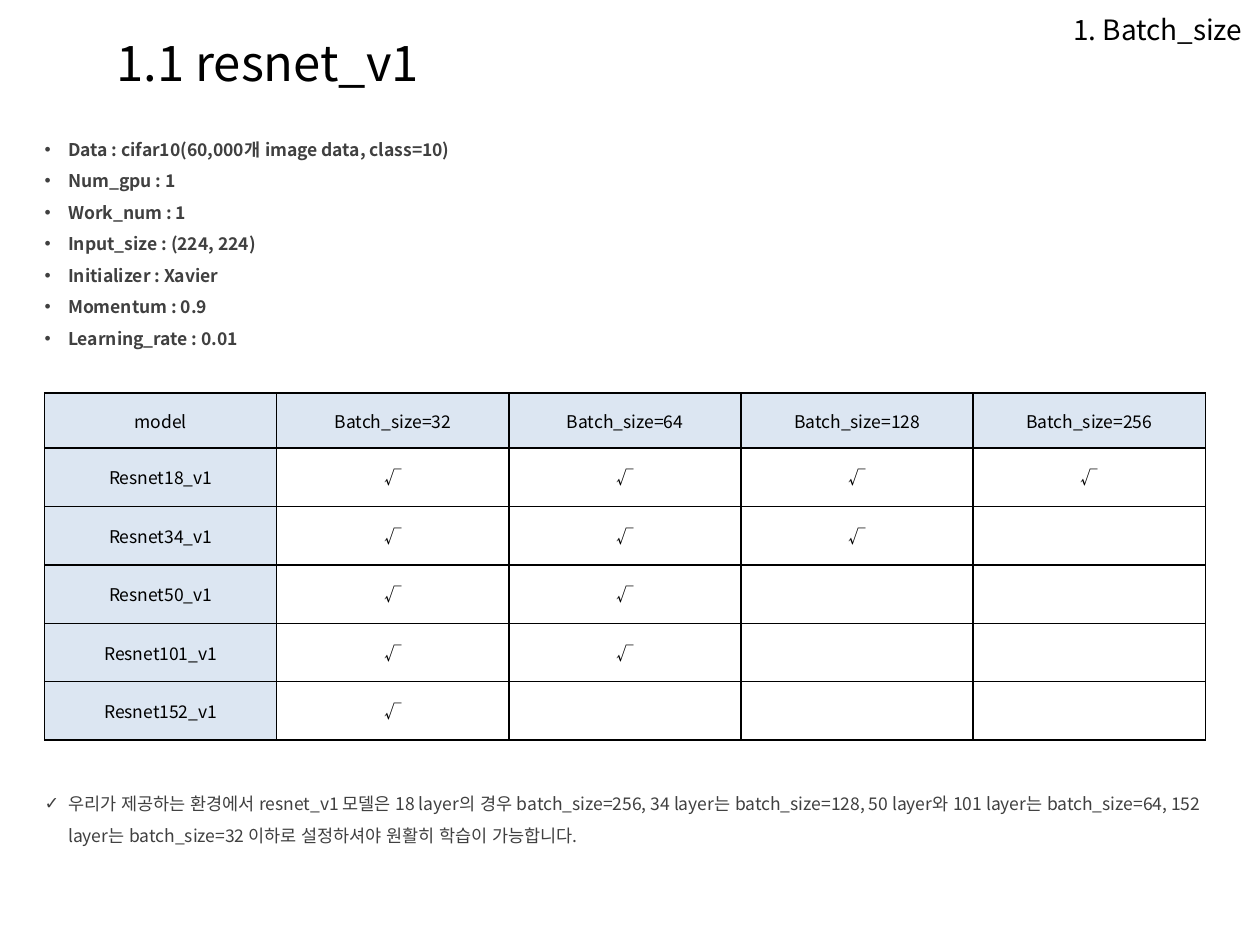
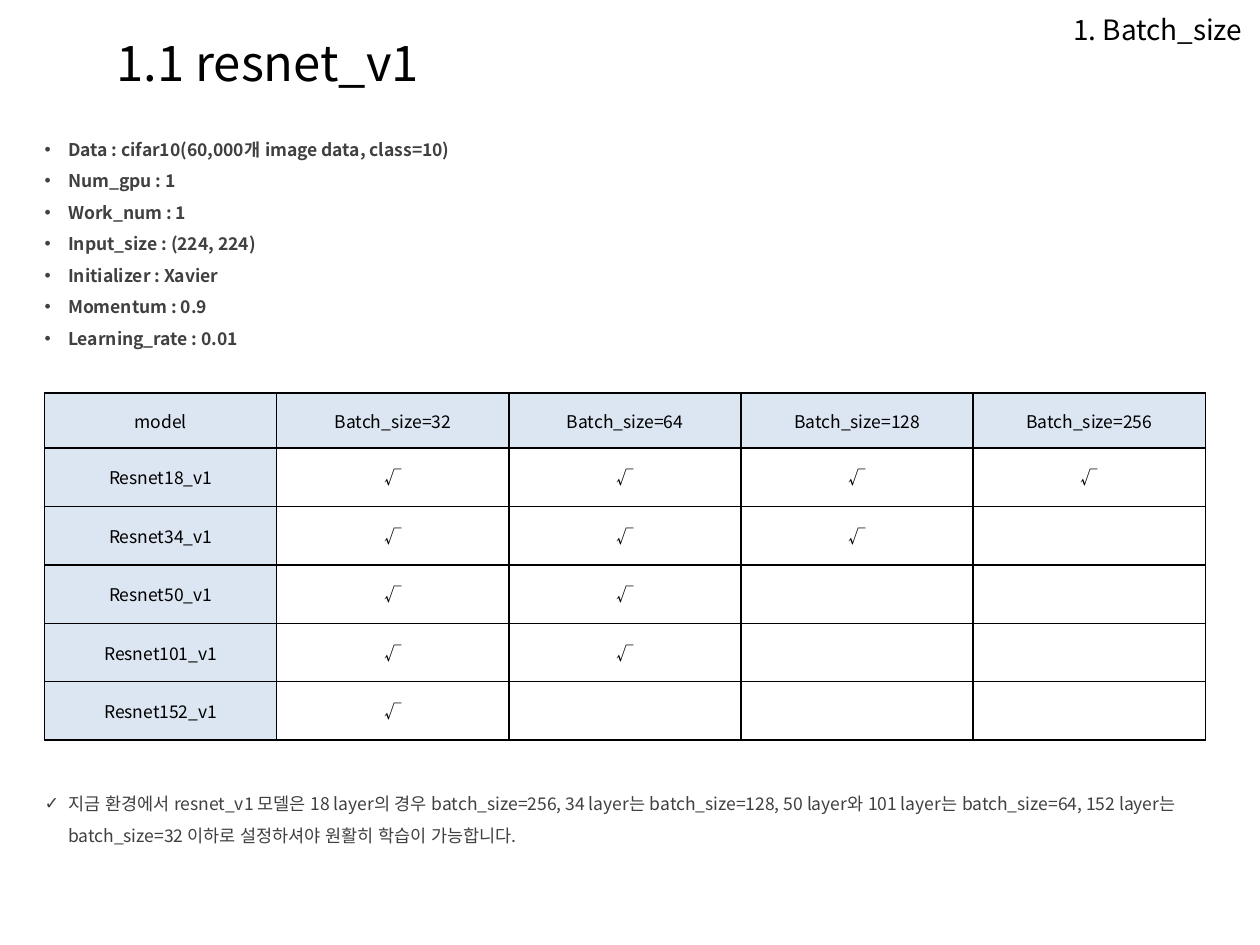
Before and after one commit to Heechul90/Model_Zoo, a slide deck: slide 3 of Model_ZOO평가/model_Zoo_list_결과 .pptx. Drawn at 1260x945 pixels with LibreOffice and Linux fonts; fonts in the diff are those of the drawing; background and template pictures are left out. Boxes give left, top, right and bottom in pixels: in the first picture for what was removed or moved away, otherwise in the second. Text is boxed around its words. In the diff, an @@ line names an element or a change of style, - is before the commit and + after.

```diff
--- a/Model_ZOO평가/model_Zoo_list_결과 .pptx
+++ b/Model_ZOO평가/model_Zoo_list_결과 .pptx
@@ text at [68,795,1175,845]: text changed @@
-✓ 우리가 제공하는 환경에서 resnet_v1 모델은 18 layer의 경우 batch_size=256, 34 layer는 batch_size=128, 50 layer와 101 layer는 batch_size=64, 152 layer는 batch_size=32 이하로 설정하셔야 원활히 학습이 가능합니다.
+✓ 지금 환경에서 resnet_v1 모델은 18 layer의 경우 batch_size=256, 34 layer는 batch_size=128, 50 layer와 101 layer는 batch_size=64, 152 layer는 batch_size=32 이하로 설정하셔야 원활히 학습이 가능합니다.
```
Also in this commit, not shown: 2 other slides changed, 6 slides added, 4 other files.
